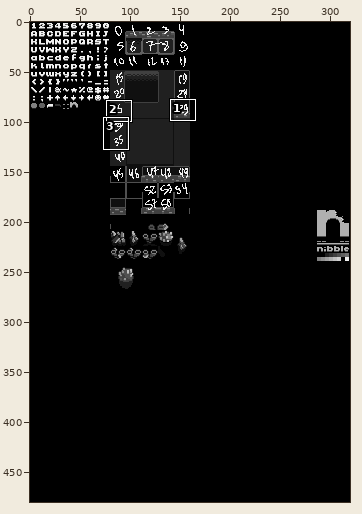
Pixel-art file: nibble/apps/user/procjam.nib/assets/sheet.ase. The first picture is a wide view before the edit; the outline marks the close-up.
Close-up. The starting point:
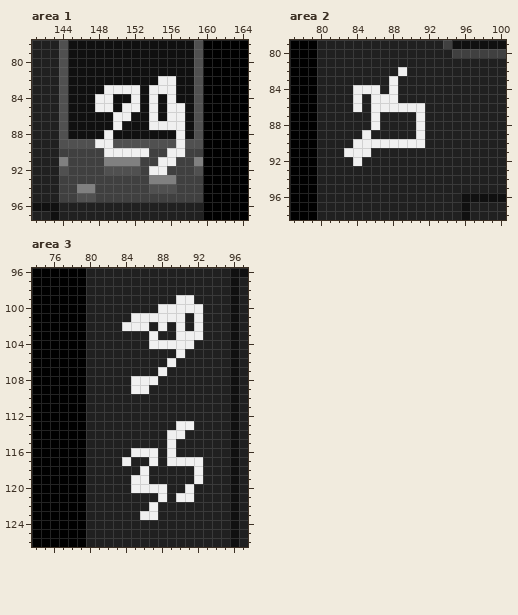
320x480 pixels, 1 frame. Shown: area 1: x 141..164, y 78..97; area 2: x 77..100, y 79..98; area 3: x 74..97, y 96..126. The commit also changed other parts of the picture, which this record leaves out.
The same view after the edit:
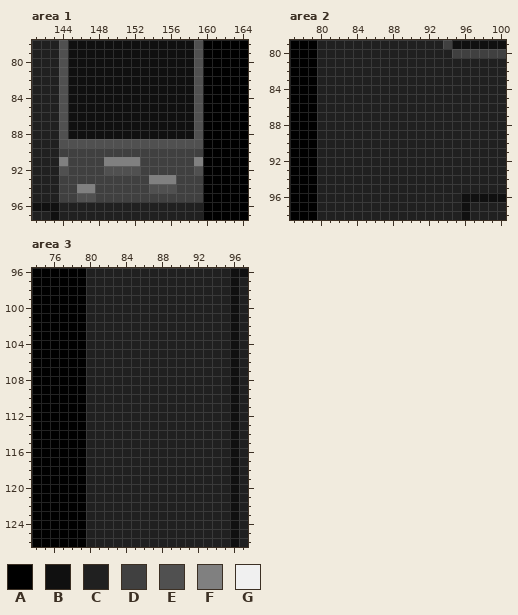
Palette (. is transparent): A #000000  B #101010  C #202020  D #404040  E #505050  F #808080  G #f0f0f0
Difference:
layer "Layer 1" now hidden
Area 1:
y 82: x 155..156 GG -> BB
y 83: x 149..152 GGGG -> BBBB; x 154..156 GGG -> BBB
y 84: x 148..149 GG -> BB; x 152 G -> B; x 154 G -> B; x 156 G -> B
y 85: x 148..149 GG -> BB; x 151..152 GG -> BB; x 154 G -> B; x 156..157 GG -> BB
y 86: x 150..151 GG -> BB; x 154 G -> B; x 156..157 GG -> BB
y 87: x 150 G -> B; x 154..157 GGGG -> BBBB
y 88: x 149 G -> B; x 157 G -> B
y 89: x 148..149 GG -> EE; x 157 G -> E
y 90: x 149..153 GGGGG -> DDDDD; x 156..157 GG -> DD
y 91: x 155..156 GG -> DD
y 92: x 154..155 GG -> DD
Area 2:
y 82: x 89 G -> C
y 83: x 88 G -> C
y 84: x 84..86 GGG -> CCC; x 88 G -> C
y 85: x 84 G -> C; x 86..88 GGG -> CCC
y 86: x 84 G -> C; x 86..91 GGGGGG -> CCCCCC
y 87..88: x 86 G -> C; x 91 G -> C
y 89: x 85 G -> C; x 91 G -> C
y 90: x 84..91 GGGGGGGG -> CCCCCCCC
y 91: x 83..85 GGG -> CCC
y 92: x 84 G -> C
Area 3:
y 99: x 90..91 GG -> CC
y 100: x 88..92 GGGGG -> CCCCC
y 101: x 85..90 GGGGGG -> CCCCCC; x 92 G -> C
y 102: x 84..86 GGG -> CCC; x 88 G -> C; x 90 G -> C; x 92 G -> C
y 103: x 87 G -> C; x 90..92 GGG -> CCC
y 104: x 87..91 GGGGG -> CCCCC
y 105: x 90 G -> C
y 106: x 89 G -> C
y 107: x 88 G -> C
y 108: x 85..87 GGG -> CCC
y 109: x 85..86 GG -> CC
y 113: x 90..91 GG -> CC
y 114: x 89..90 GG -> CC
y 115: x 89 G -> C
y 116: x 85..87 GGG -> CCC; x 89 G -> C
y 117: x 84 G -> C; x 87 G -> C; x 89..92 GGGG -> CCCC
y 118: x 86 G -> C; x 92 G -> C
y 119: x 85..86 GG -> CC; x 92 G -> C
y 120: x 85..88 GGGG -> CCCC; x 91 G -> C
y 121: x 88 G -> C; x 90..91 GG -> CC
y 122: x 87 G -> C
y 123: x 86..87 GG -> CC
Boxes around the changes in both close-ups, in picture pixels (x1, y1, x2, y2):
changed: (95, 76, 185, 175)
changed: (344, 67, 425, 166)
changed: (122, 295, 203, 520)
